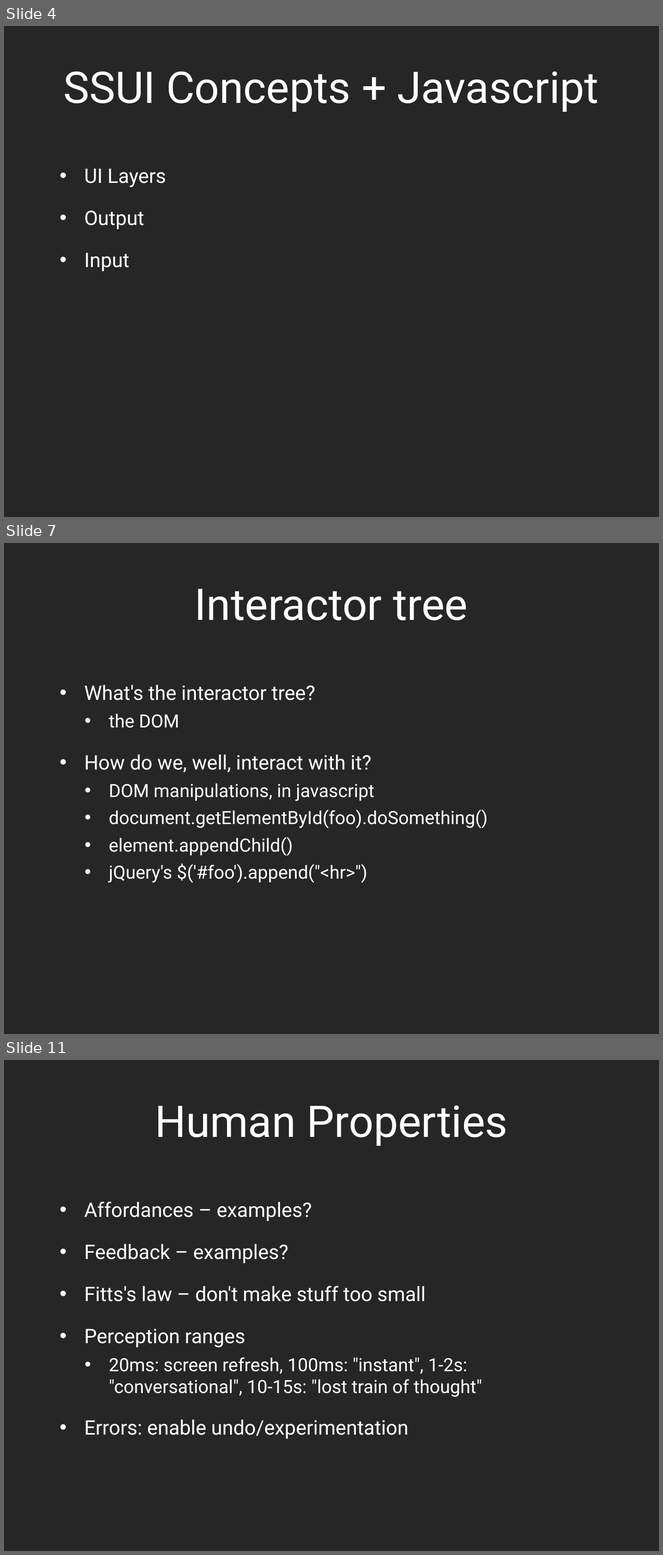
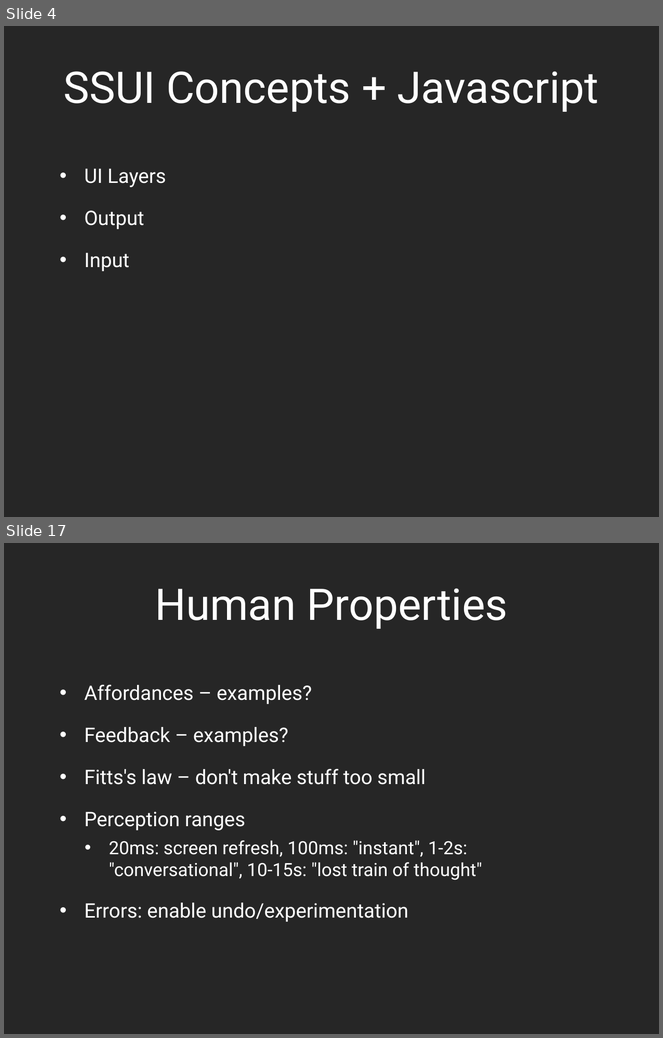
Before and after one commit to dantasse/ssuiweb2014, a slide deck: week13/week13.pptx. Shown one above the other, each under a label of ours: slides 4, 7 and 11 before the commit, slides 4 and 17 after it; the slides between them are not shown. The pictures are 663x1555 and 663x1038 pixels, drawn with LibreOffice and Linux fonts; fonts in the diff are those of the drawing. Boxes give left, top, right and bottom in pixels: in the first picture for what was removed or moved away, otherwise in the second. Text is boxed around its words. In the diff, an @@ line names an element or a change of style, - is before the commit and + after.

```diff
--- a/week13/week13.pptx
+++ b/week13/week13.pptx
@@ slide 7 removed at (4, 543, 659, 1034), background #262626 @@
@@ title removed at (195, 589, 468, 620) @@
-Interactor tree
@@ text removed at (84, 685, 488, 883) @@
-• What's the interactor tree?
-  • the DOM
-• How do we, well, interact with it?
-  • DOM manipulations, in javascript
-  • document.getElementById(foo).doSomething()
-  • element.appendChild()
-  • jQuery's $('#foo').append("<hr>")
@@ what was slide 11 is now slide 17 @@
```
Also in this commit, not shown: 6 slides changed, 11 slides added, 1 other slide removed, 2 other files.
